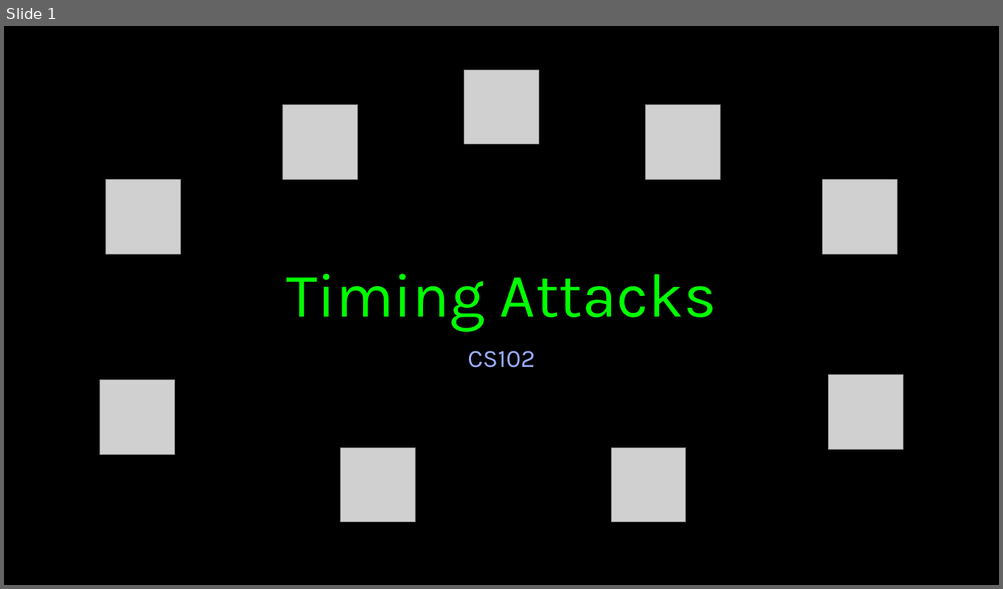
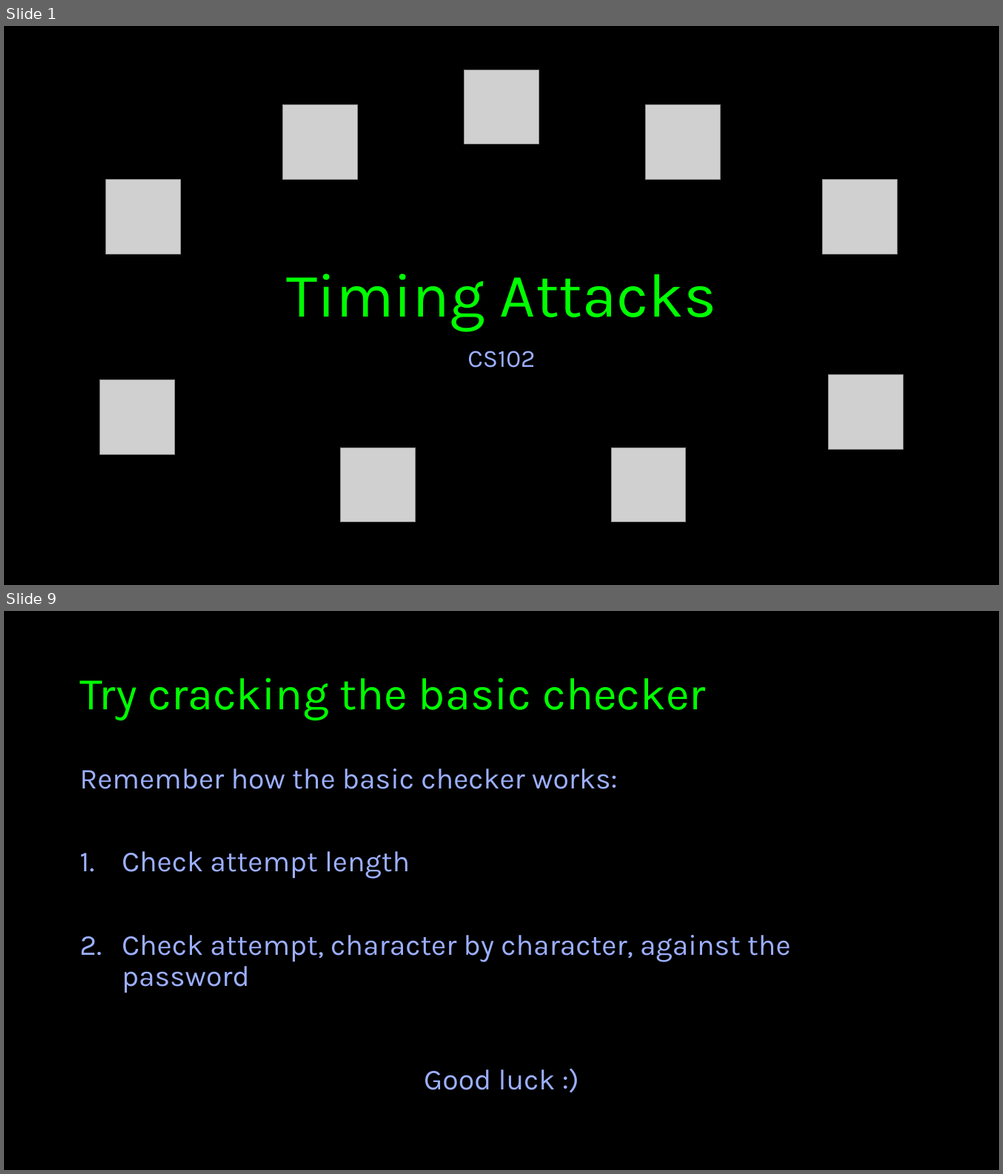
Before and after one commit to imperialcybersoc/cs102-timing_attacks, a slide deck: cs102-timing_attacks.pptx. Shown one above the other, each under a label of ours: slide 1 before the commit, slides 1 and 9 after it; the slides between them are not shown. The pictures are 1003x589 and 1003x1174 pixels, drawn with LibreOffice and Linux fonts; fonts in the diff are those of the drawing; grey boxes stand for pictures; background and template pictures are left out. Boxes give left, top, right and bottom in pixels: in the first picture for what was removed or moved away, otherwise in the second. Text is boxed around its words. In the diff, an @@ line names an element or a change of style, - is before the commit and + after.

```diff
--- a/cs102-timing_attacks.pptx
+++ b/cs102-timing_attacks.pptx
@@ slide 9 added at <box>4,611,999,1170</box>, background #000000 @@
@@ title added at <box>79,678,706,721</box>, 44 pt, text #00FF00 @@
+Try cracking the basic checker
@@ text added at <box>79,769,790,994</box>, 28 pt, text #9CAFFF @@
+Remember how the basic checker works:
+1. Check attempt length
+2. Check attempt, character by character, against the password
@@ text added at <box>424,1070,555,1091</box>, 28 pt, text #9CAFFF @@
+Good luck :)
```
Also in this commit, not shown: 21 other slides added, 2 slides removed.
